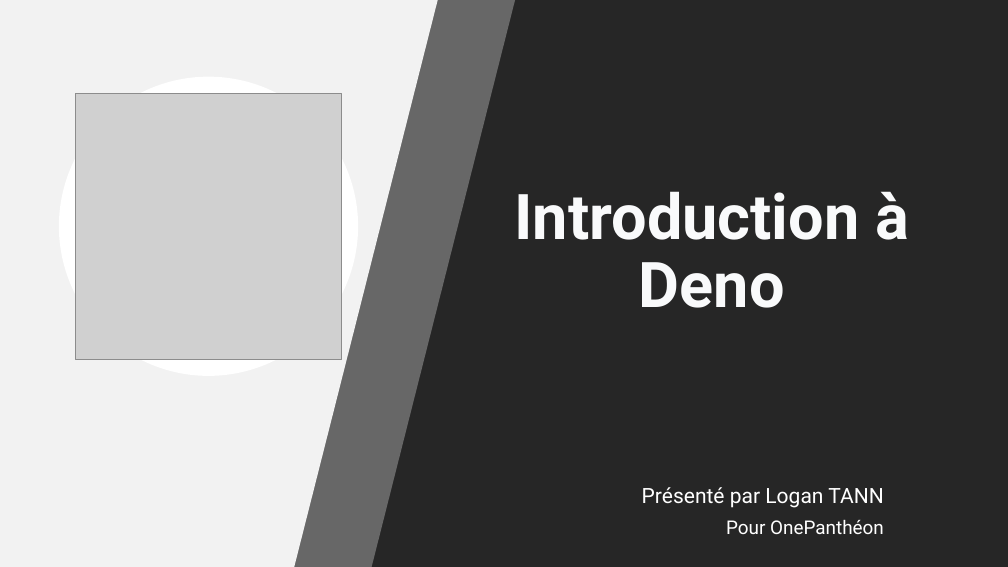
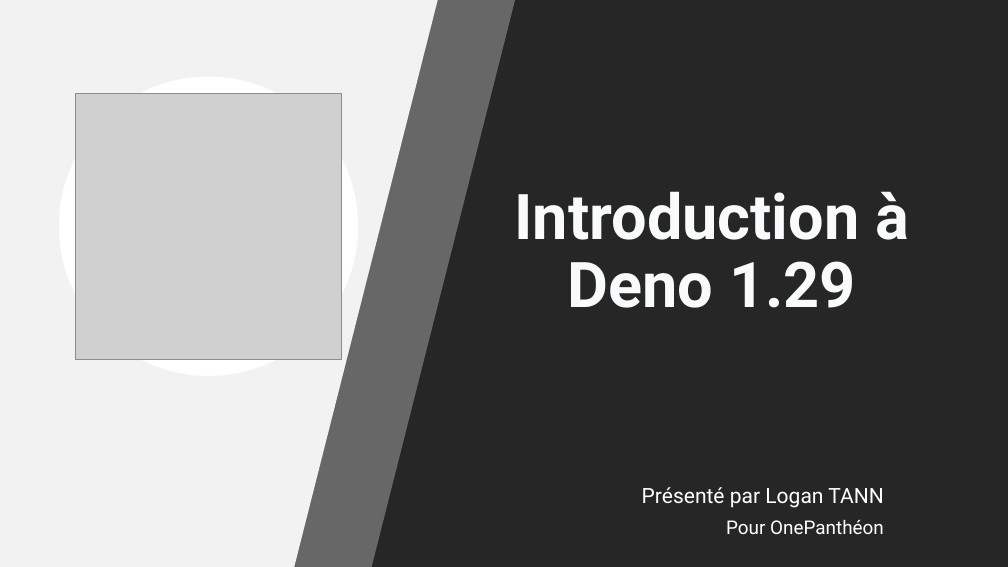
Before and after one commit to OnePantheon/Ateliers-deno, a slide deck: slide 1 of 01 - Introduction/documents/Introduction à Deno.pptx. Drawn at 1008x567 pixels with LibreOffice and Linux fonts; fonts in the diff are those of the drawing; grey boxes stand for pictures; background and template pictures are left out. Boxes give left, top, right and bottom in pixels: in the first picture for what was removed or moved away, otherwise in the second. Text is boxed around its words. In the diff, an @@ line names an element or a change of style, - is before the commit and + after.

Commit message:
seance1: mise à jour deno 1.30

```diff
--- a/01 - Introduction/documents/Introduction à Deno.pptx
+++ b/01 - Introduction/documents/Introduction à Deno.pptx
@@ title at (x1=515, y1=191, x2=909, y2=308): text changed @@
-Introduction à Deno
+Introduction à Deno 1.29
```
Also in this commit, not shown: 3 other slides changed, 11 other files.
